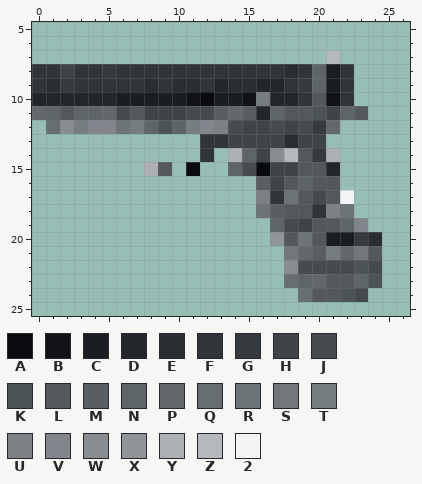
Two versions of one pixel-art sprite, punchykickgravityflipwarz/resources/gun.png. The first picture shows the starting point.
The file is 32x32 pixels. Colours within 5 levels of each other are drawn and written as one. Shown: x 0..26, y 5..25. The old version is drawn lined up with the new one.
Palette (. is transparent): A #0a0b0e  B #111216  C #1a1d22  D #23262b  E #292e32  F #303539  G #363b3f  H #3f4448  J #464b4f  K #4b5356  L #53585c  M #595e62  N #5d6568  P #63686c  Q #666e71  R #6c7477  S #72777b  T #757d80  U #7c8185  V #82868c  W #888d91  X #909599  Y #adb1b5  Z #b5b8bd  2 #f2f4f5
Pixels before, first column x 0:
 7 .....................Z...
 8 FFHFFGFFFFFFFFFFFFEFNCF..
 9 FEGFFFFFEFEEFDEEDDFGNCF..
10 DDDDDDCCCCCBACCBTDDFLBF..
11 PNLNNPJLHHHJJMPMDNLLKHNL.
12 .QWTVVRTNKNTVUJHHJHJGP...
13 ............FFHHHHEHH....
14 ............F.YNHWZLGY...
15 ........YL.A..NJAHHLLD...
16 ................MHLNLL...
17 ................UFRLJL2..
18 ................RMLLFUR..
19 .................NJHLLNV.
20 .................XLRLCCGE
21 ..................SPMTPSL
22 ..................WJJJJKJ
23 ..................QNPLLNK
24 ...................QLLKJ.
Now the later version:
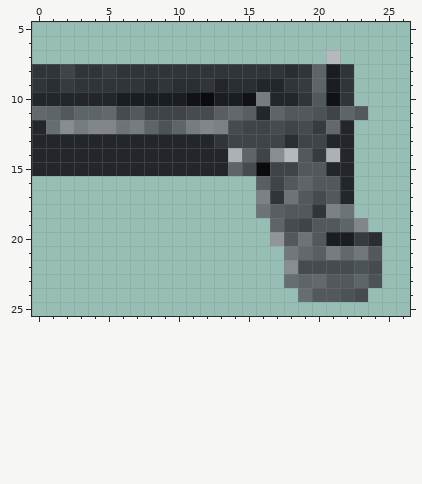
Difference:
whole drawing moved by -3,-1 (the old picture is shown already moved)
Changed rows in their new state; - is an unchanged pixel.
first column x 0:
12 D---------------------D
13 DDDDDDDDDDDDD--------DD
14 DDDDDDDDDDDDDD--------D
15 DDDDDDDDDDDDDD--------D
16 ----------------------D
17 ----------------------D
